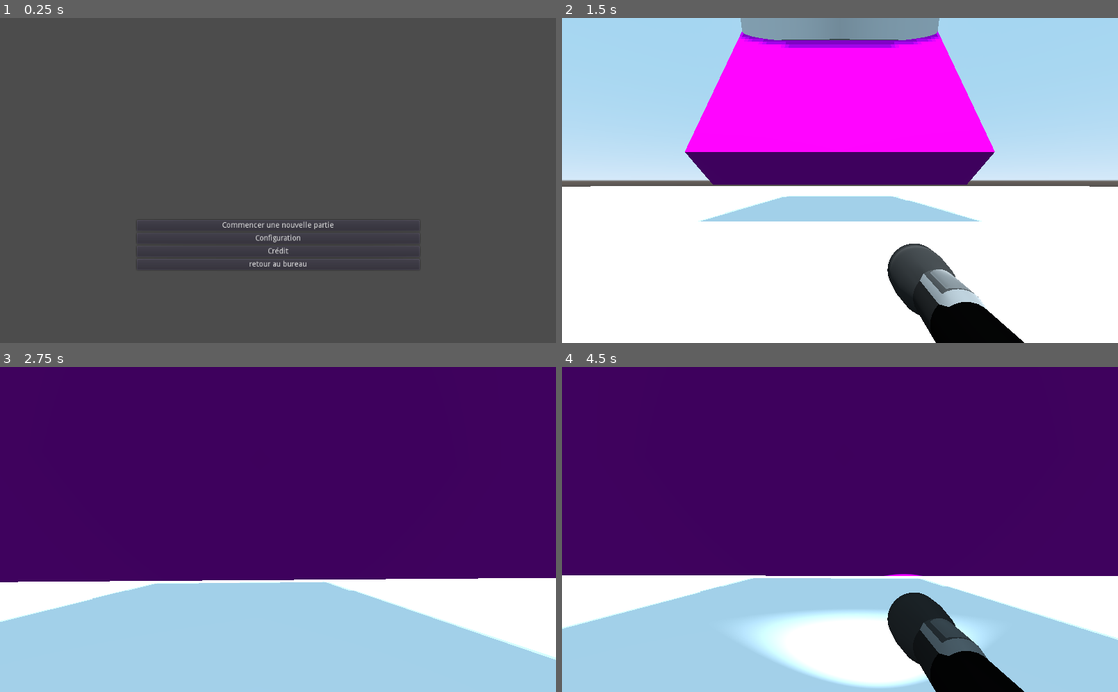
Above: before the commit, frames 1-4 (two rows, left to right).
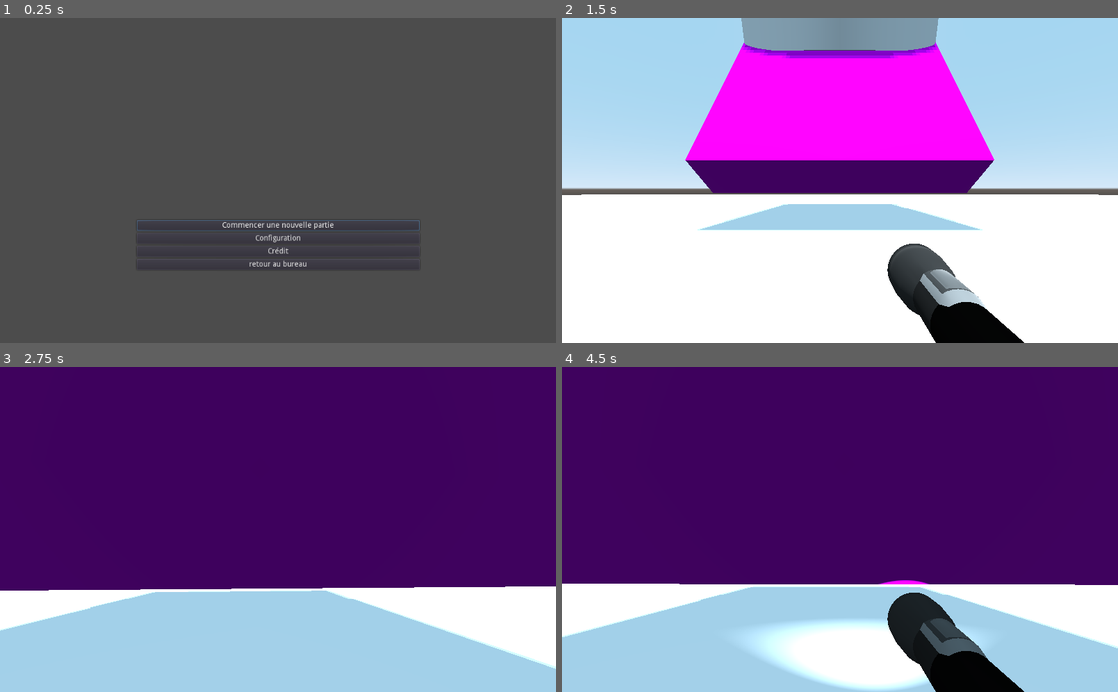
Above: after the commit, the same moments.

Repository: Gorzon38/EscapeGamesNSI
Game: Godot game, scene res://menu/Menu.tscn
The game is run twice, just before and just after one commit, with the same random seed, the same clock (stepped at 60 frames per second) and the same inputs. This scene is started directly instead of the project's main scene.
Inputs (mouse positions are in pixels of both pictures, inside the frame that each line leads up to):
- Up to frame 1 (0.25 s): no input
- Up to frame 2 (1.5 s): click "Configuration" at 0.5 s; click (840, 226) at 1.25 s, where only the run before the commit has a clickable "Commencer une nouvelle partie"
- Up to frame 3 (2.75 s): tap Enter at 2 s; move the mouse to (305, 529) at 2.02 s; hold W (move_forward) from 2.03 s (still down); tap F at 2.1 s
- Up to frame 4 (4.5 s): keep holding W (move_forward); move the mouse to (812, 529) at 2.77 s; tap F at 2.85, 3.6, 4.35 s; move the mouse to (851, 523) at 3.52 s; move the mouse to (834, 536) at 4.27 s

The runs differ from the first frame. In frame 1, 0.2% of the frame differs, in the area x 24-76%, y 62-66%; in frame 2, 11%, in the area x 0-100%, y 0-66%; in frame 3, 4.9%; in frame 4, 6.4%.

Commit message:
meenu suite

Diff:
--- a/Menu/Main-Menu.gd
+++ b/Menu/Main-Menu.gd
@@ -8,7 +8,7 @@
 
 # Called when the node enters the scene tree for the first time.
 func _ready():
-	pass # Replace with function body.
+	$VBoxContainer/Play.grab_focus()
 
 
 # Called every frame. 'delta' is the elapsed time since the previous frame.
@@ -18,3 +18,11 @@
 
 func _on_Play_pressed():
 	get_tree().change_scene("res://Main.tscn")
+
+
+func _on_Option_pressed():
+	get_tree().change_scene("res://Main.tscn")
+
+
+func _on_Quit_pressed():
+	get_tree().quit()
--- /dev/null
+++ b/Menu/Option_menu.tscn
@@ -0,0 +1,5 @@
+[gd_scene format=2]
+
+[node name="Option" type="Control"]
+anchor_right = 1.0
+anchor_bottom = 1.0
--- a/menu/Menu.tscn
+++ b/menu/Menu.tscn
@@ -41,3 +41,5 @@
 text = "retour au bureau"
 
 [connection signal="pressed" from="VBoxContainer/Play" to="." method="_on_Play_pressed"]
+[connection signal="pressed" from="VBoxContainer/Option" to="." method="_on_Option_pressed"]
+[connection signal="pressed" from="VBoxContainer/Quit" to="." method="_on_Quit_pressed"]
